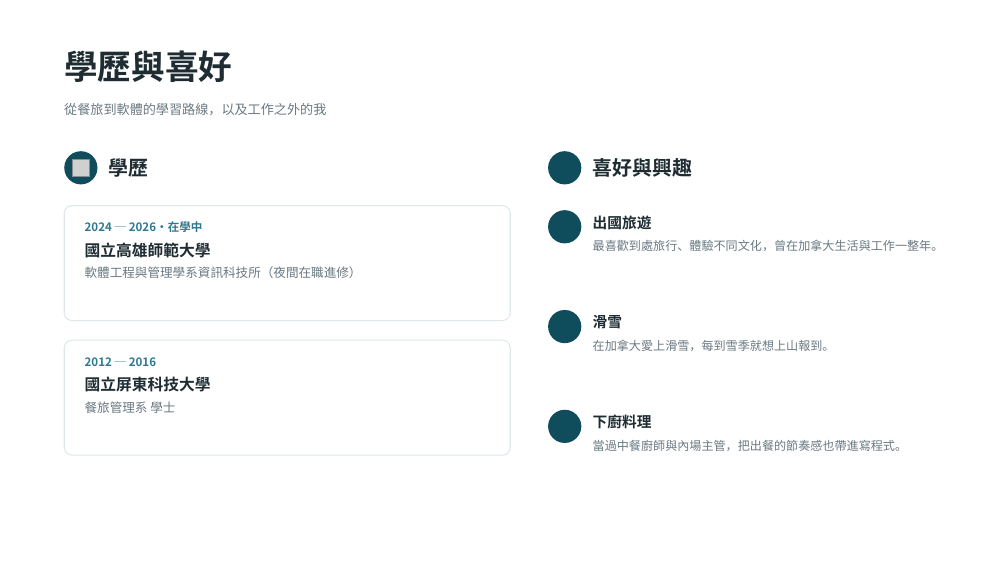
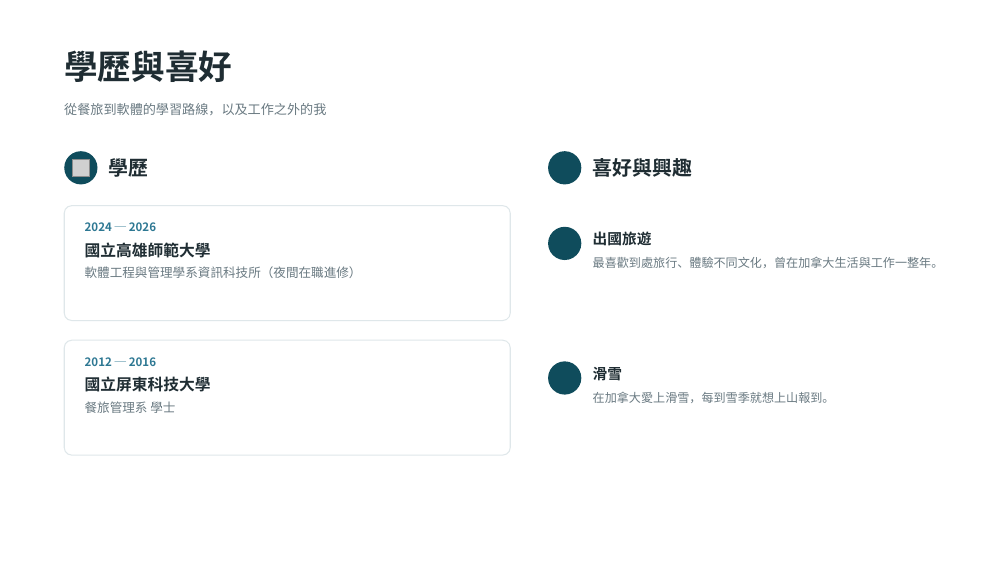
Before and after one commit to Shane360129/ShaneInfo, a slide deck: slide 2 of assets/docs/shane-self-intro.pptx. Drawn at 1008x567 pixels with LibreOffice and Linux fonts; fonts in the diff are those of the drawing; grey boxes stand for pictures; background and template pictures are left out. Boxes give left, top, right and bottom in pixels: in the first picture for what was removed or moved away, otherwise in the second. Text is boxed around its words. In the diff, an @@ line names an element or a change of style, - is before the commit and + after.

```diff
--- a/assets/docs/shane-self-intro.pptx
+++ b/assets/docs/shane-self-intro.pptx
@@ text at box(85, 222, 156, 231): text changed @@
-2024 ─ 2026・在學中
+2024 ─ 2026
@@ 2 texts, 1 ellipse: place and size @@
-2 texts, 1 ellipse at box(548, 210, 944, 251)
+2 texts, 1 ellipse at box(548, 227, 944, 268)
@@ 2 texts, 1 ellipse: place and size @@
-2 texts, 1 ellipse at box(548, 310, 835, 351)
+2 texts, 1 ellipse at box(548, 361, 835, 403)
@@ ellipse removed at box(548, 410, 582, 443) @@
@@ text removed at box(593, 414, 652, 429) @@
-下廚料理
@@ text removed at box(593, 440, 907, 451) @@
-當過中餐廚師與內場主管，把出餐的節奏感也帶進寫程式。
```
Also in this commit, not shown: 1 other slide changed.
